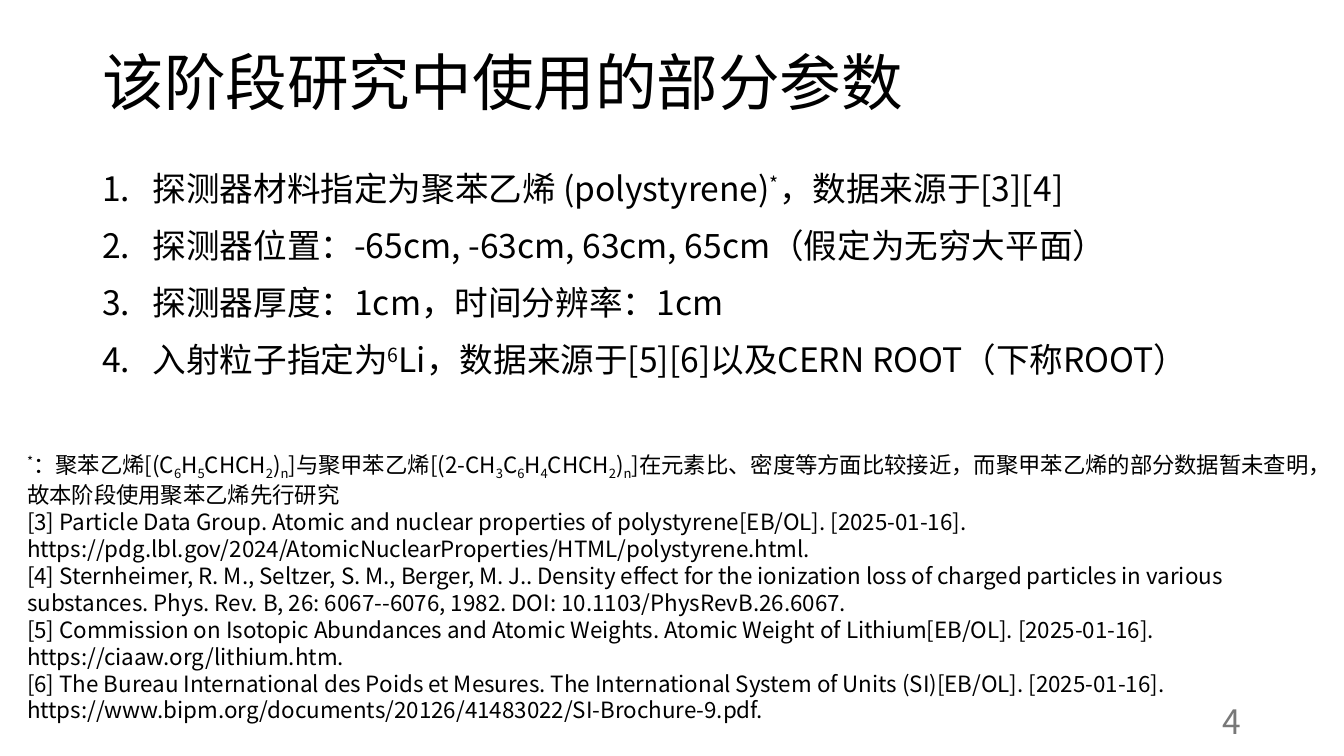
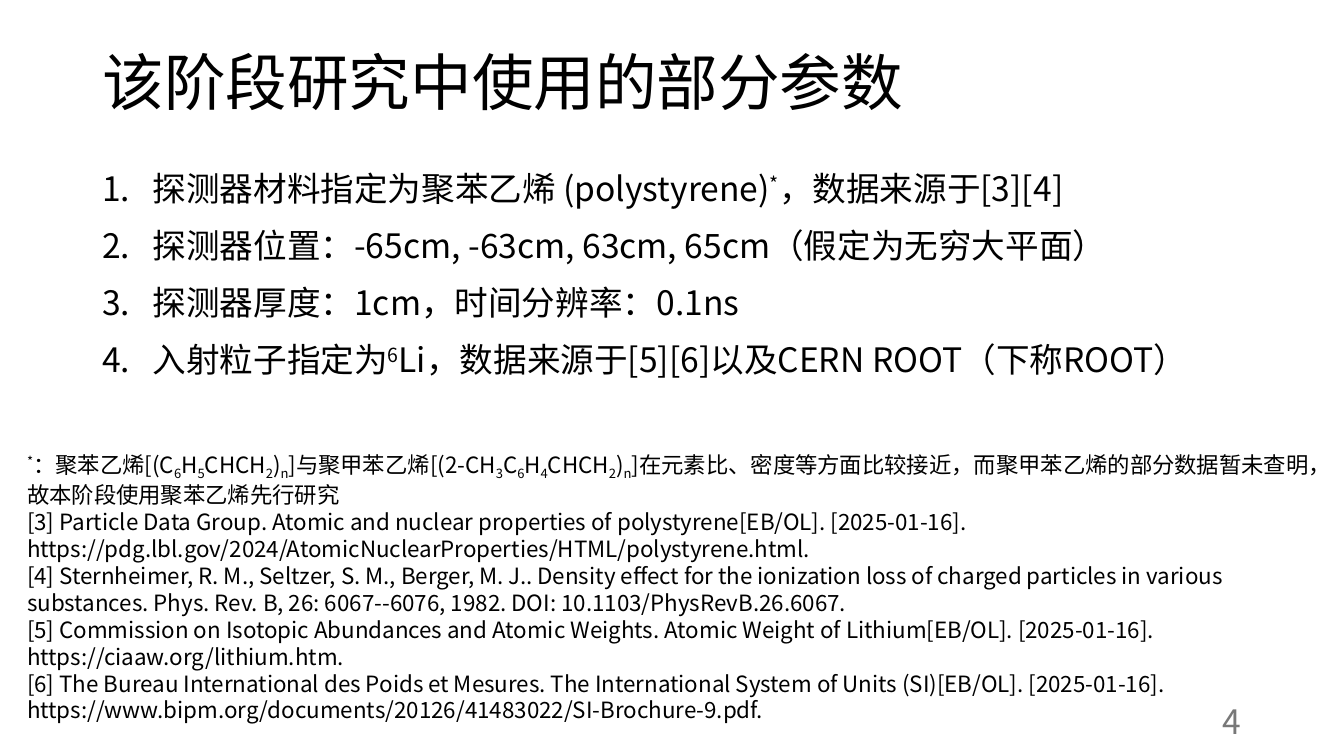
Before and after one commit to abwuge/capstoneProject, a slide deck: slide 4 of presentation/Stage：零磁场垂直入射线性重建.pptx. Drawn at 1344x756 pixels with LibreOffice and Linux fonts; fonts in the diff are those of the drawing. Boxes give left, top, right and bottom in pixels: in the first picture for what was removed or moved away, otherwise in the second. Text is boxed around its words. In the diff, an @@ line names an element or a change of style, - is before the commit and + after.

```diff
--- a/presentation/Stage：零磁场垂直入射线性重建.pptx
+++ b/presentation/Stage：零磁场垂直入射线性重建.pptx
@@ text at <box>153,286,740,319</box>: text changed @@
-3. 探测器厚度：1cm，时间分辨率：1cm
+3. 探测器厚度：1cm，时间分辨率：0.1ns
```
Also in this commit, not shown: 4 other slides changed, 3 other files.
